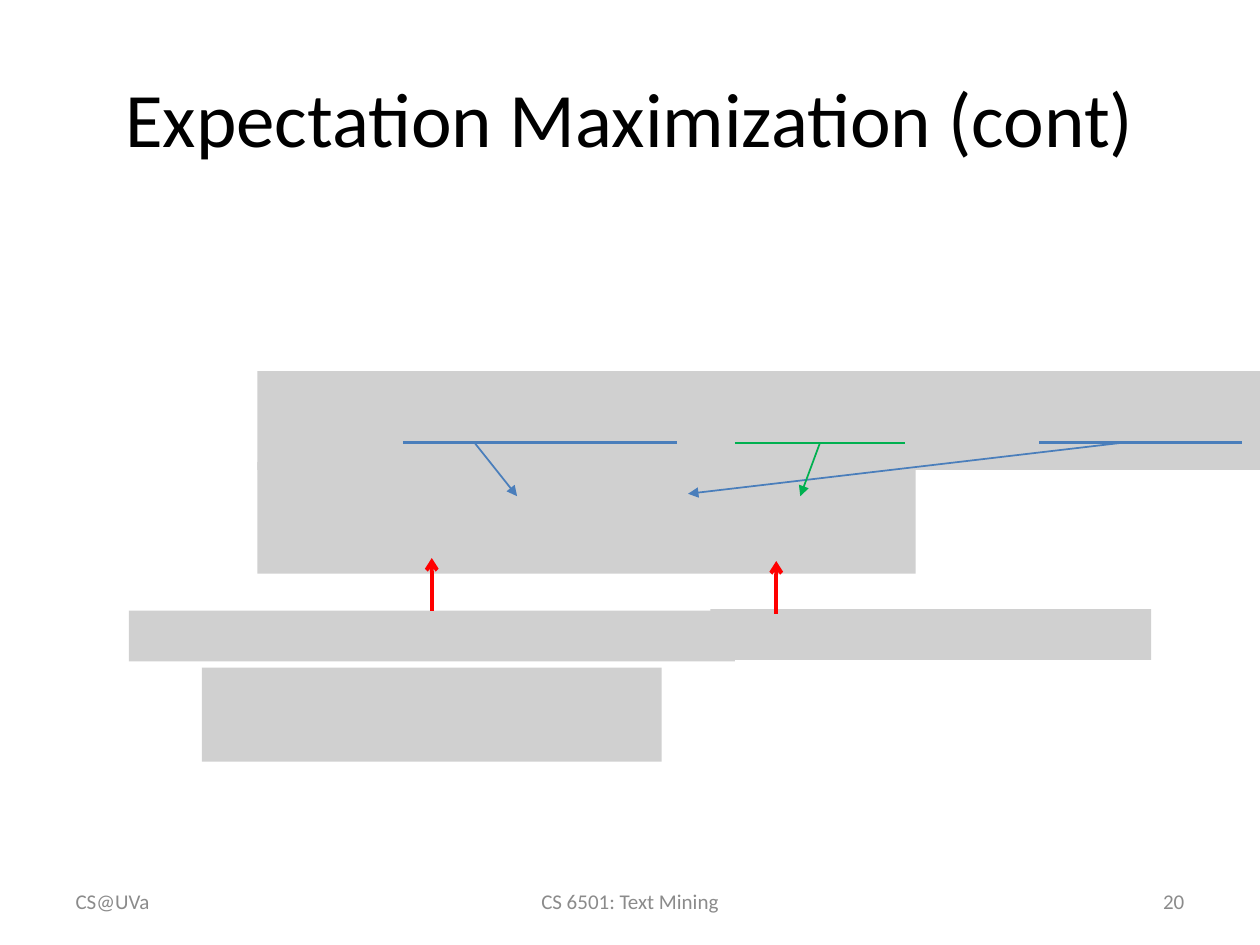
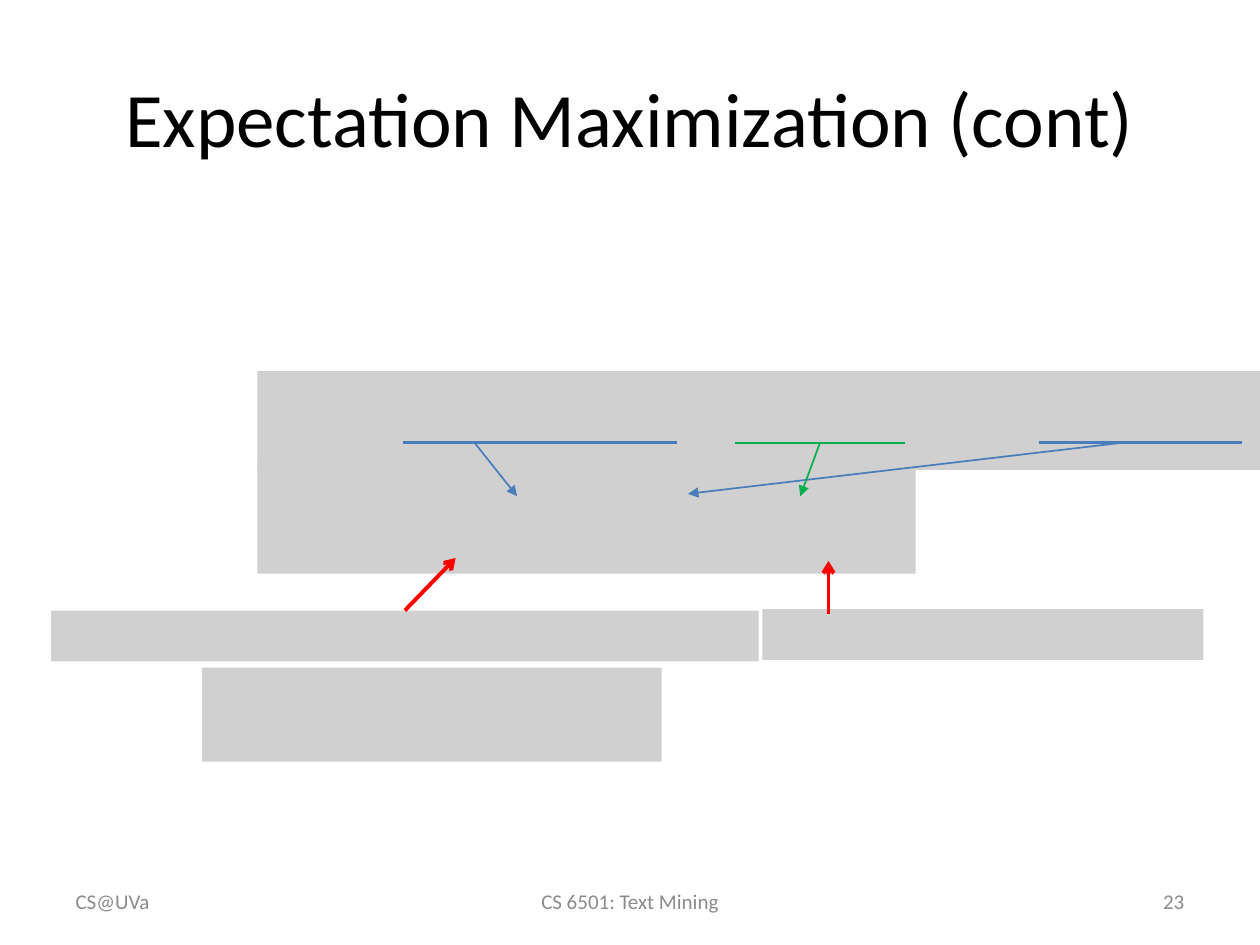
Before and after one commit to wang296/CS6501-Text-Mining, a slide deck: slide 23 of docs/k-means.pptx (slide 20 before the commit). Drawn at 1260x945 pixels with LibreOffice and Linux fonts; fonts in the diff are those of the drawing; grey boxes stand for pictures. Boxes give left, top, right and bottom in pixels: in the first picture for what was removed or moved away, otherwise in the second. Text is boxed around its words. In the diff, an @@ line names an element or a change of style, - is before the commit and + after.

```diff
--- a/docs/k-means.pptx
+++ b/docs/k-means.pptx
@@ arrow moved from (432, 611) - (432, 558) to (404, 611) - (456, 558) @@
@@ arrow moved from (776, 614) - (776, 561) to (829, 614) - (829, 561) @@
@@ picture: place and size @@
-picture at [129, 611, 735, 662]
+picture at [52, 611, 760, 662]
@@ picture: place and size @@
-picture at [711, 609, 1152, 659]
+picture at [762, 609, 1203, 659]
@@ page number at [1163, 895, 1184, 909]: text changed @@
-20
+23
```
Also in this commit, not shown: 2 other slides changed, 3 slides added, 8 other files.
